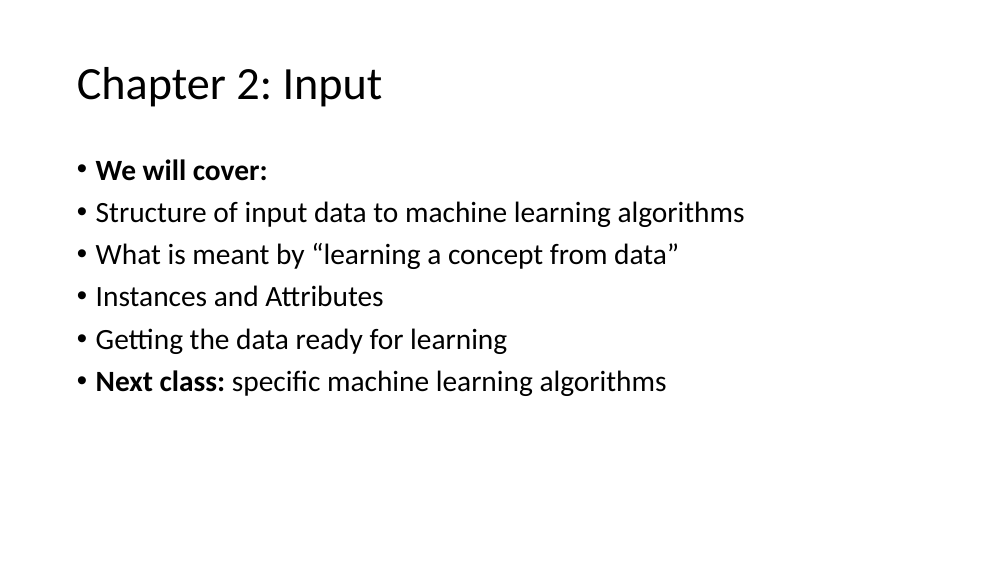
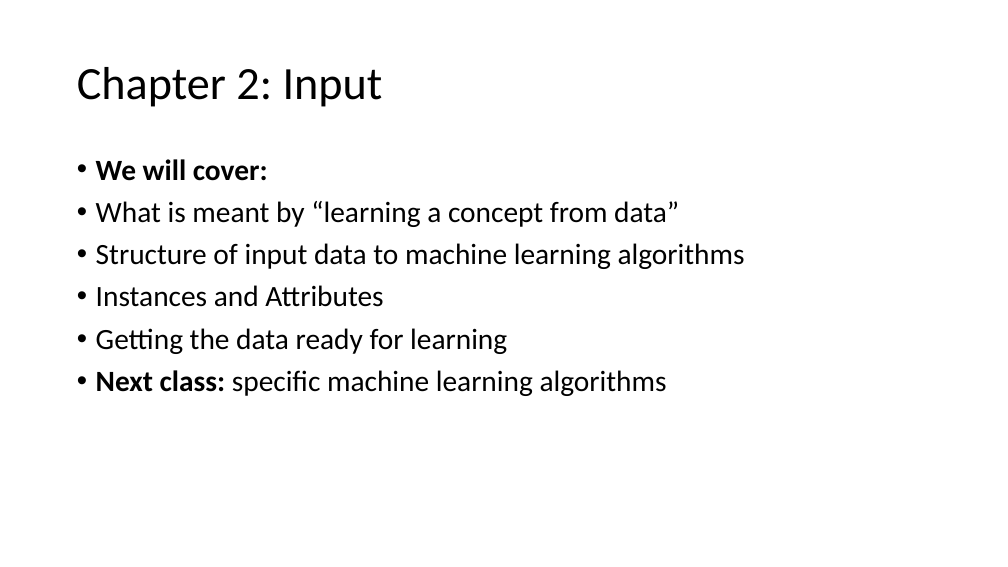
Before and after one commit to russellu/cs405, a slide deck: slide 4 of Lecture_02.pptx (slide 5 before the commit). Drawn at 1008x567 pixels with LibreOffice and Linux fonts; fonts in the diff are those of the drawing. Boxes give left, top, right and bottom in pixels: in the first picture for what was removed or moved away, otherwise in the second. Text is boxed around its words. In the diff, an @@ line names an element or a change of style, - is before the commit and + after.

```diff
--- a/Lecture_02.pptx
+++ b/Lecture_02.pptx
@@ text at bbox=[96, 201, 679, 227]: paragraph added @@
+• What is meant by “learning a concept from data”
@@ text at bbox=[96, 243, 679, 269]: paragraph removed @@
-• What is meant by “learning a concept from data”
```
Also in this commit, not shown: 10 other slides changed, 1 slide added, 2 slides removed, 1 other file.
